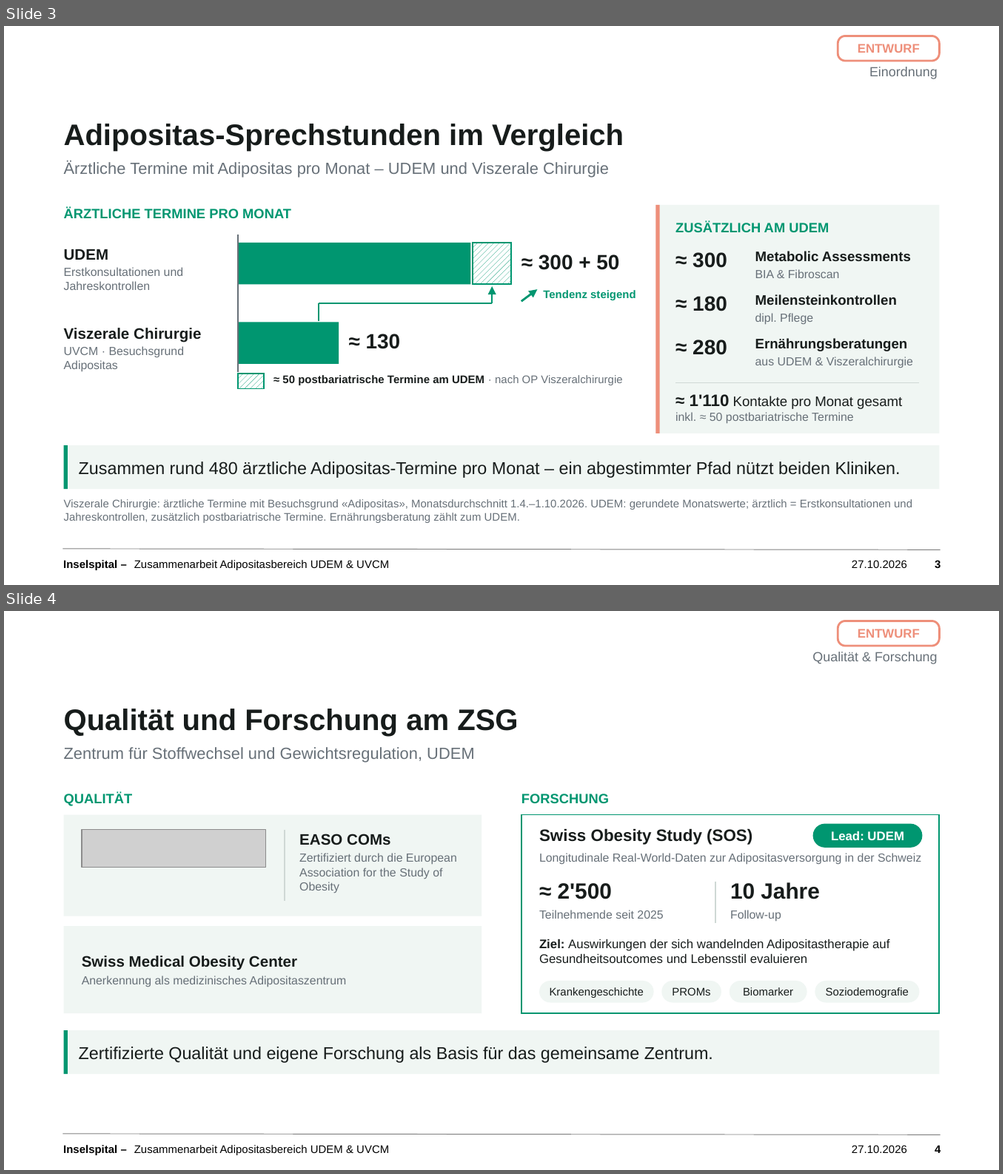
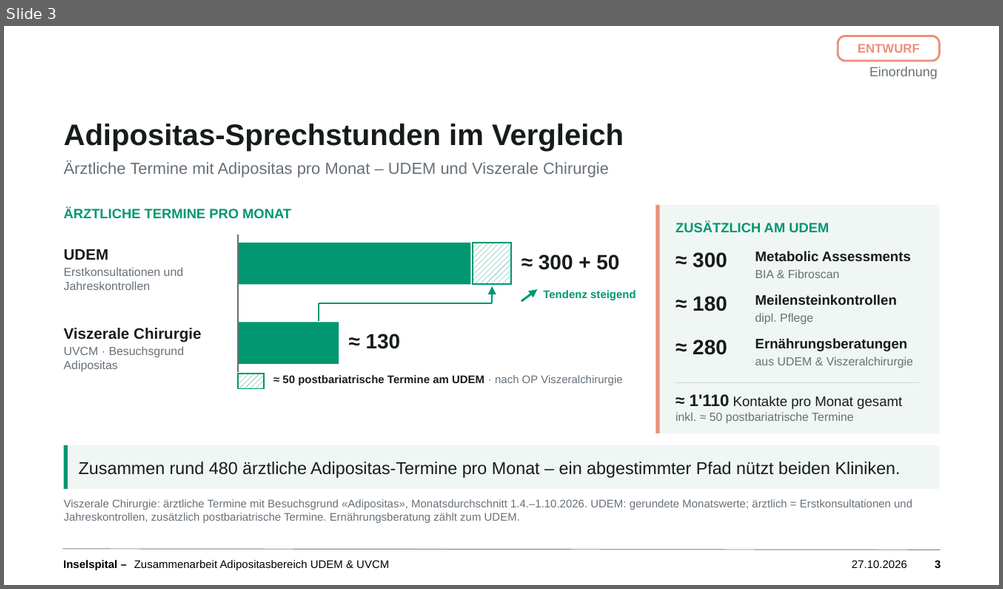
Before and after one commit to salmonplnk/Masterarbeit, a slide deck: praesentation/Zusammenarbeit_Adipositas_UDEM_UVCM_Entwurf.pptx. Shown one above the other, each under a label of ours: slides 3 and 4 before the commit, slide 3 after it. The pictures are 1003x1174 and 1003x589 pixels, drawn with LibreOffice and Linux fonts; fonts in the diff are those of the drawing; grey boxes stand for pictures; background and template pictures are left out. Boxes give left, top, right and bottom in pixels: in the first picture for what was removed or moved away, otherwise in the second. Text is boxed around its words. In the diff, an @@ line names an element or a change of style, - is before the commit and + after.

```diff
--- a/praesentation/Zusammenarbeit_Adipositas_UDEM_UVCM_Entwurf.pptx
+++ b/praesentation/Zusammenarbeit_Adipositas_UDEM_UVCM_Entwurf.pptx
@@ slide 4 removed at (4,611,999,1170), background #FFFFFF; not listed: 2 template elements that a slide beside it also shows @@
@@ rounded rectangle removed at (837,621,939,646) @@
-ENTWURF
@@ text removed at (812,652,937,664) @@
-Qualität & Forschung
@@ text removed at (64,709,518,736) @@
-Qualität und Forschung am ZSG
@@ text removed at (64,747,475,763) @@
-Zentrum für Stoffwechsel und Gewichtsregulation, UDEM
@@ text removed at (64,793,133,806) @@
-QUALITÄT
@@ text removed at (521,794,609,804) @@
-FORSCHUNG
@@ rectangle removed at (64,815,481,917) @@
@@ picture removed at (82,830,265,868) @@
@@ line removed from (284, 830) to (284, 901) @@
@@ rectangle removed at (521,815,939,1014) @@
@@ text removed at (539,829,752,845) @@
-Swiss Obesity Study (SOS)
@@ rounded rectangle removed at (813,824,922,848) @@
-Lead: UDEM
@@ text removed at (299,834,457,893) @@
-EASO COMs
-Zertifiziert durch die European Association for the Study of Obesity
@@ text removed at (539,853,921,865) @@
-Longitudinale Real-World-Daten zur Adipositasversorgung in der Schweiz
@@ text removed at (558,883,612,900) @@
-≈ 2'500
@@ line removed from (715, 882) to (715, 923) @@
@@ text removed at (730,883,819,900) @@
-10 Jahre
@@ text removed at (539,910,663,919) @@
-Teilnehmende seit 2025
@@ text removed at (730,910,781,922) @@
-Follow-up
@@ rectangle removed at (64,926,481,1014) @@
@@ text removed at (539,939,889,963) @@
-Ziel: Auswirkungen der sich wandelnden Adipositastherapie auf Gesundheitsoutcomes und Lebensstil evaluieren
@@ text removed at (82,956,347,987) @@
-Swiss Medical Obesity Center
-Anerkennung als medizinisches Adipositaszentrum
@@ rounded rectangle removed at (539,981,654,1003) @@
-Krankengeschichte
@@ rounded rectangle removed at (661,981,721,1003) @@
-PROMs
@@ rounded rectangle removed at (729,981,807,1003) @@
-Biomarker
@@ rounded rectangle removed at (814,981,919,1003) @@
-Soziodemografie
@@ rectangle removed at (64,1031,939,1074) @@
@@ rectangle removed at (64,1031,68,1074) @@
@@ text removed at (79,1047,713,1063) @@
-Zertifizierte Qualität und eigene Forschung als Basis für das gemeinsame Zentrum.
@@ text removed at (134,1145,389,1156) @@
-Zusammenarbeit Adipositasbereich UDEM & UVCM
@@ text removed at (851,1145,907,1153) @@
-27.10.2026
@@ page number removed at (934,1145,940,1153) @@
-4
```
Also in this commit, not shown: 1 slide changed.
